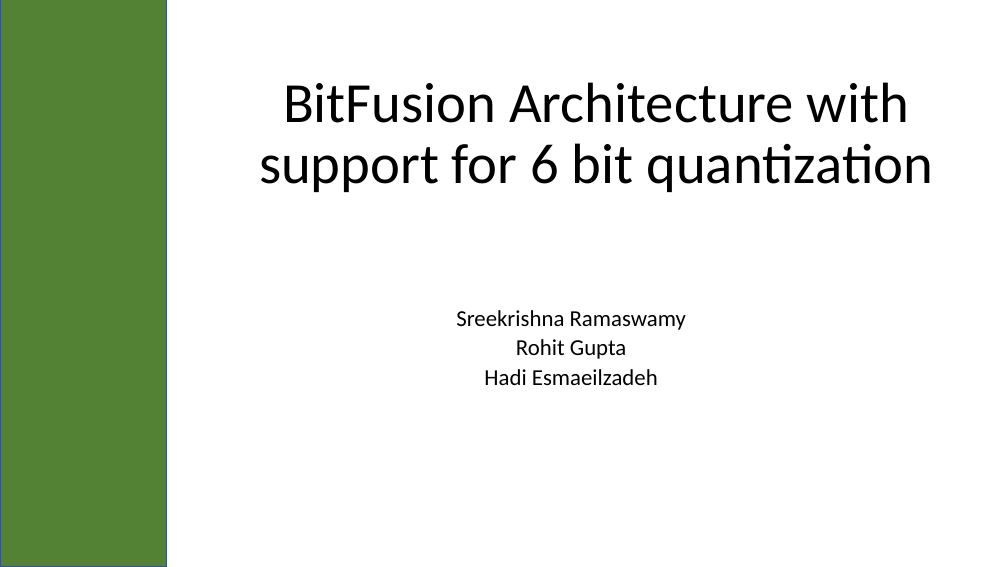
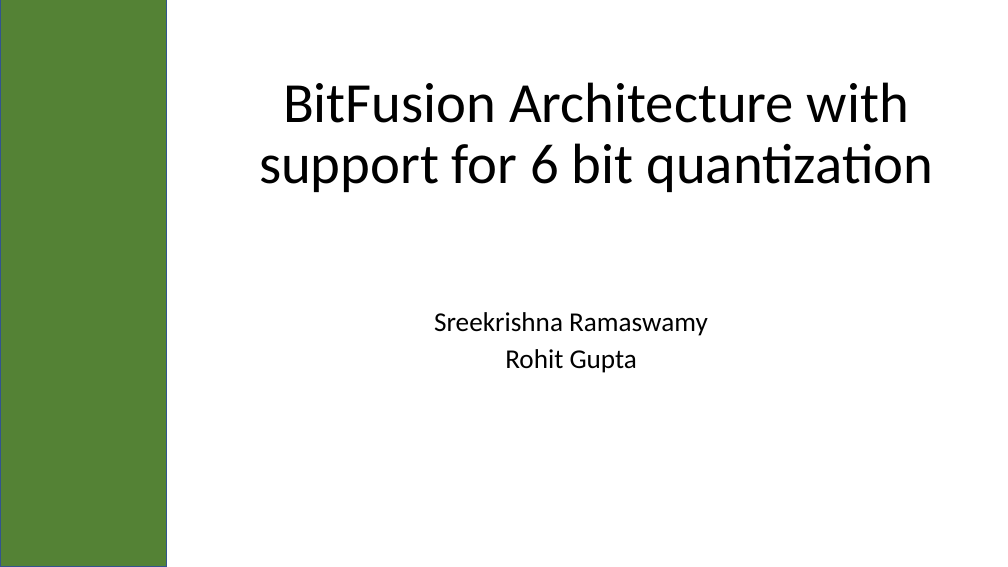
Before and after one commit to guptarohit994/bitfusionQuant6b, a slide deck: slide 1 of Presentation_Status.pptx. Drawn at 1008x567 pixels with LibreOffice and Linux fonts; fonts in the diff are those of the drawing. Boxes give left, top, right and bottom in pixels: in the first picture for what was removed or moved away, otherwise in the second. Text is boxed around its words. In the diff, an @@ line names an element or a change of style, - is before the commit and + after.

```diff
--- a/Presentation_Status.pptx
+++ b/Presentation_Status.pptx
@@ subtitle "Sreekrishna Ramaswamy" at (434, 312, 708, 373): size 21.7 to 25.9 pt; line spacing 0.7 to 0.8 @@
@@ subtitle at (484, 369, 658, 385): paragraph removed @@
-Hadi Esmaeilzadeh
```
Also in this commit, not shown: 3 other slides changed, 1 other file.
